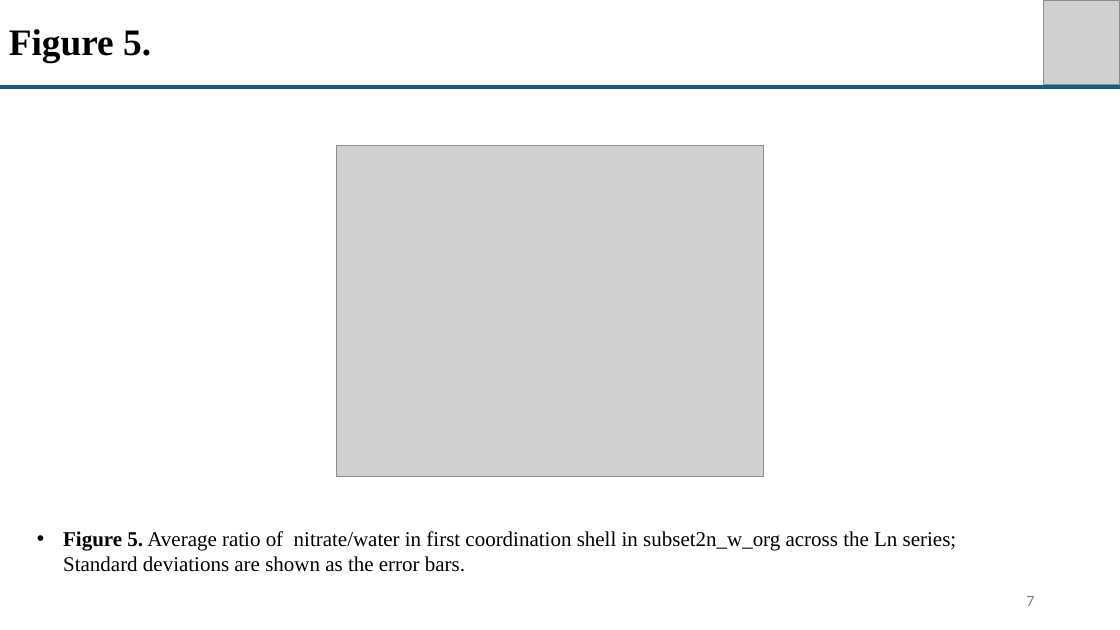
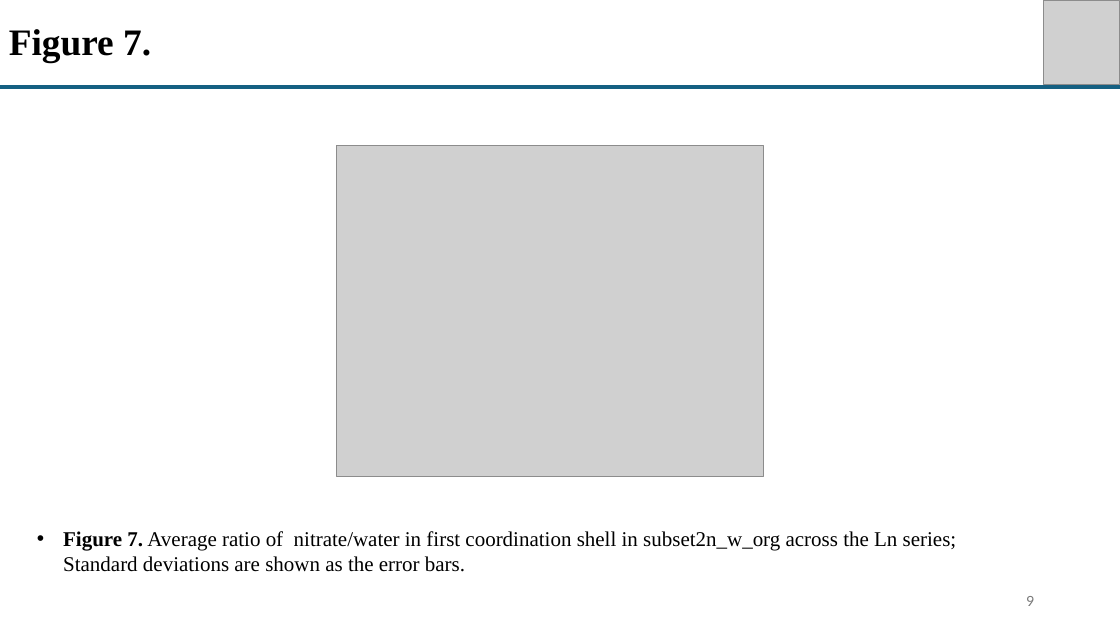
Before and after one commit to sheinlee/nitrate_and_water_in_csd, a slide deck: slide 9 of Figure in paper 2.pptx (slide 7 before the commit). Drawn at 1120x630 pixels with LibreOffice and Linux fonts; fonts in the diff are those of the drawing; grey boxes stand for pictures. Boxes give left, top, right and bottom in pixels: in the first picture for what was removed or moved away, otherwise in the second. Text is boxed around its words. In the diff, an @@ line names an element or a change of style, - is before the commit and + after.

```diff
--- a/Figure in paper 2.pptx
+++ b/Figure in paper 2.pptx
@@ title at [9, 29, 151, 62]: text changed @@
-Figure 5.
+Figure 7.
@@ text at [63, 531, 957, 572]: text changed @@
-• Figure 5. Average ratio of nitrate/water in first coordination shell in subset2n_w_org across the Ln series; Standard deviations are shown as the error bars.
+• Figure 7. Average ratio of nitrate/water in first coordination shell in subset2n_w_org across the Ln series; Standard deviations are shown as the error bars.
@@ page number at [1026, 596, 1034, 606]: text changed @@
-7
+9
```
Also in this commit, not shown: 6 other slides changed, 2 slides added, 7 other files.
